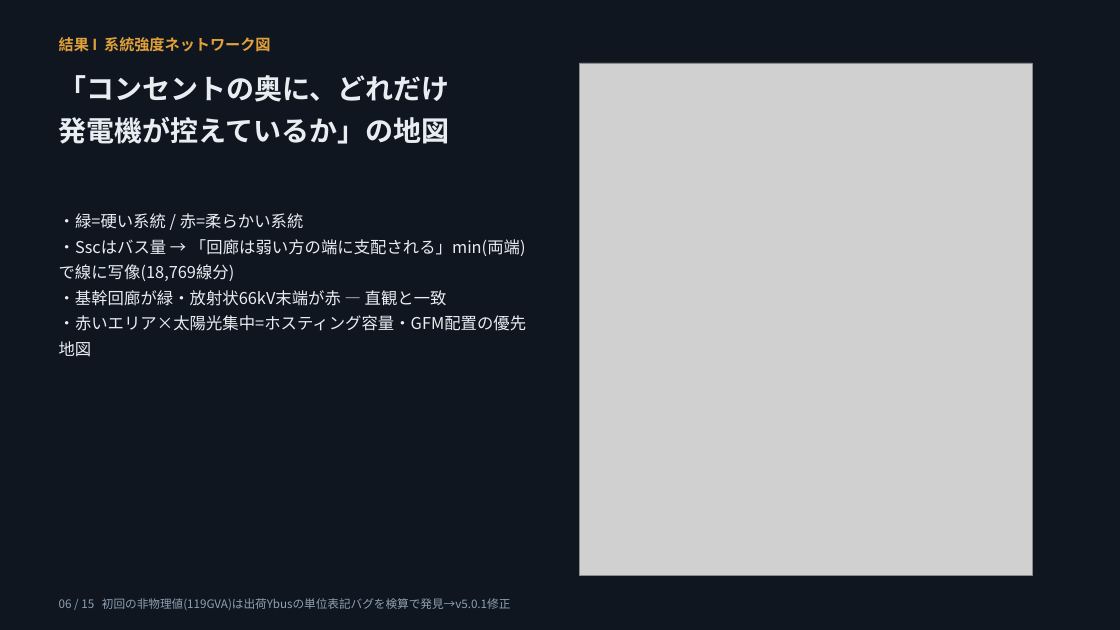
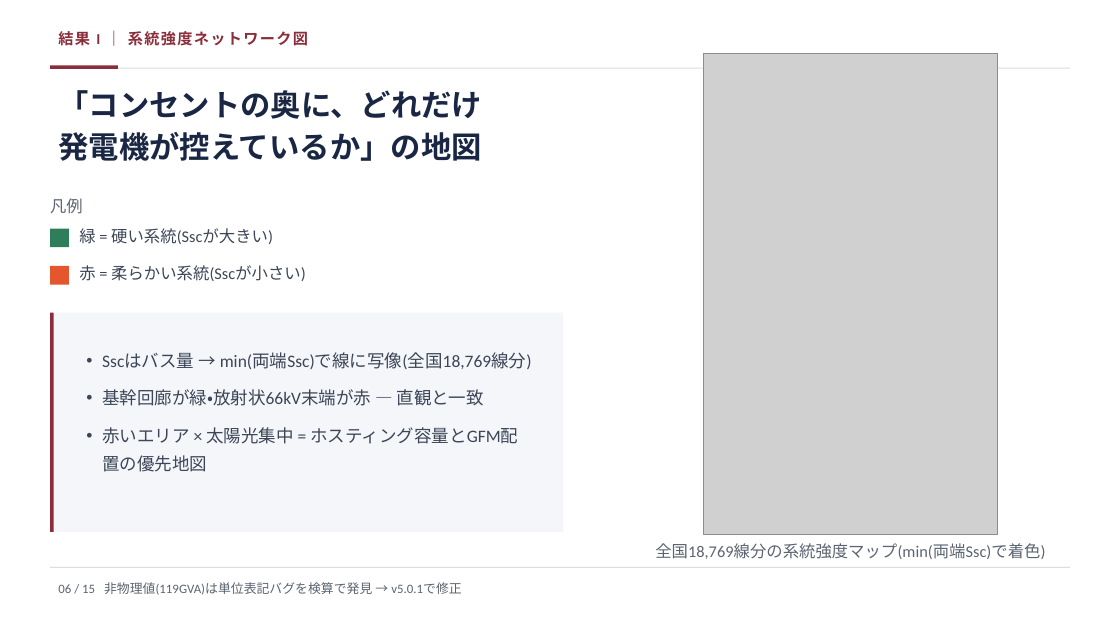
Before and after one commit to lutelute/All-Japan-Grid, a slide deck: slide 6 of docs/slides/AGJ_dynamics_2026-08-17_genspark.pptx. Drawn at 1120x630 pixels with LibreOffice and Linux fonts; fonts in the diff are those of the drawing; grey boxes stand for pictures. Boxes give left, top, right and bottom in pixels: in the first picture for what was removed or moved away, otherwise in the second. Text is boxed around its words. In the diff, an @@ line names an element or a change of style, - is before the commit and + after.

```diff
--- a/docs/slides/AGJ_dynamics_2026-08-17_genspark.pptx
+++ b/docs/slides/AGJ_dynamics_2026-08-17_genspark.pptx
@@ rectangle removed at <box>0,0,1120,630</box> @@
@@ text at <box>58,31,308,46</box>: text changed; font Noto Sans CJK JP to Calibri; text colour #E0A13A to #8A2E3B @@
-結果 I 系統強度ネットワーク図
+結果 I ｜ 系統強度ネットワーク図
@@ picture: place and size @@
-picture at <box>580,63,1033,576</box>
+picture at <box>703,54,997,534</box>
@@ text "「コンセントの奥に、どれだけ": place and size @@
-text "「コンセントの奥に、どれだけ" at <box>59,75,450,144</box>
+text "「コンセントの奥に、どれだけ" at <box>58,90,482,161</box>
@@ text "「コンセントの奥に、どれだけ" at <box>58,90,482,161</box>: size 24 to 26 pt, font Noto Sans CJK JP to Calibri, text colour #E9EDF2 to #1A2744; line spacing 1.25 to 1.15 @@
@@ rectangle added at <box>50,68,1070,69</box>, fill #D8DEE7 @@
@@ rectangle added at <box>50,66,118,69</box>, fill #8A2E3B @@
@@ text added at <box>50,198,83,214</box>, 14 pt, text #5B6470 @@
+凡例
@@ rectangle added at <box>50,229,69,247</box>, fill #2E7D5B @@
@@ text added at <box>79,228,273,244</box>, 14 pt, text #3D4657 @@
+緑 = 硬い系統(Sscが大きい)
@@ rectangle added at <box>50,266,69,285</box>, fill #E4572E @@
@@ text added at <box>79,265,306,281</box>, 14 pt, text #3D4657 @@
+赤 = 柔らかい系統(Sscが小さい)
@@ rectangle added at <box>50,313,564,532</box>, fill #F4F6FA @@
@@ rectangle added at <box>50,313,54,532</box>, fill #8A2E3B @@
@@ text at <box>102,353,532,444</box>: text changed; size 14 to 15 pt; font Noto Sans CJK JP to Calibri; text colour #E9EDF2 to #3D4657 @@
-・緑=硬い系統 / 赤=柔らかい系統
-・Sscはバス量 → 「回廊は弱い方の端に支配される」min(両端)で線に写像(18,769線分)
-・基幹回廊が緑・放射状66kV末端が赤 — 直観と一致
-・赤いエリア×太陽光集中=ホスティング容量・GFM配置の優先地図
+• Sscはバス量 → min(両端Ssc)で線に写像(全国18,769線分)
+• 基幹回廊が緑・放射状66kV末端が赤 — 直観と一致
+• 赤いエリア × 太陽光集中 = ホスティング容量とGFM配置の優先地図
@@ rectangle added at <box>50,567,1070,568</box>, fill #D8DEE7 @@
@@ text added at <box>655,543,1045,559</box>, 14 pt, text #5B6470 @@
+全国18,769線分の系統強度マップ(min(両端Ssc)で着色)
@@ text at <box>58,582,461,595</box>: text changed; size 10 to 11 pt; font Noto Sans CJK JP to Calibri; text colour #8FA0B2 to #5B6470 @@
-06 / 15 初回の非物理値(119GVA)は出荷Ybusの単位表記バグを検算で発見→v5.0.1修正
+06 / 15 非物理値(119GVA)は単位表記バグを検算で発見 → v5.0.1で修正
```
Also in this commit, not shown: 14 other slides changed.
